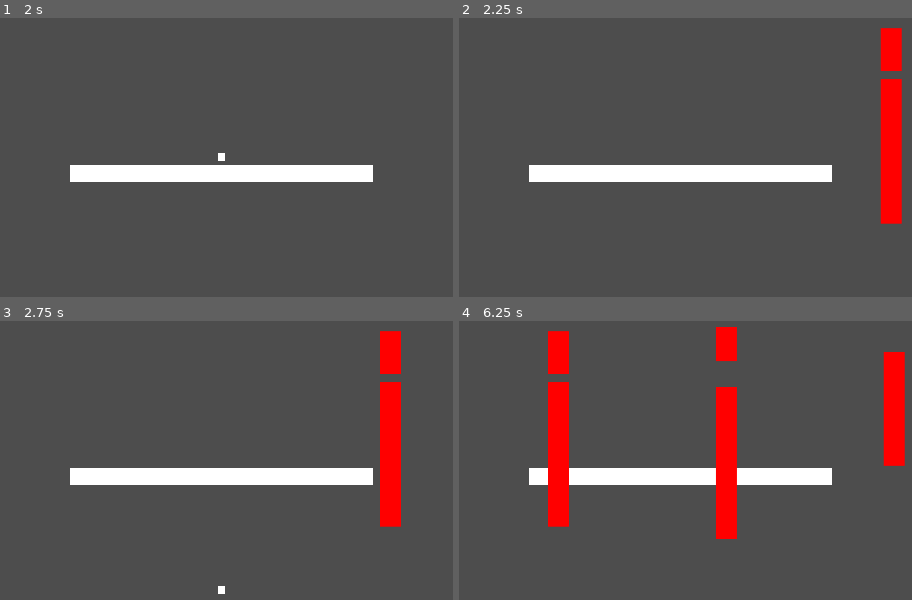
Above: before the commit, frames 1-4 (two rows, left to right).
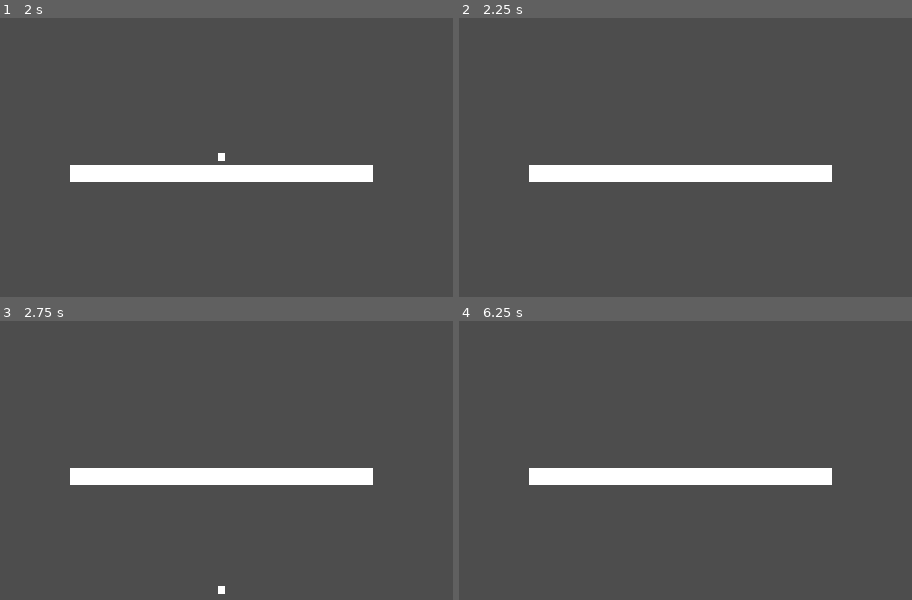
Above: after the commit, the same moments.

Repository: tmoss0/Flappy-Bird
Game: Godot game, scene res://level/game.tscn
The game is run twice, just before and just after one commit, with the same random seed, the same clock (stepped at 60 frames per second) and the same inputs.
Inputs:
- Up to frame 1 (2 s): tap Enter at 0.5 s; tap Space (jump) at 0.77, 1.25, 1.52 s
- Up to frame 2 (2.25 s): tap Enter at 2 s
- Up to frame 3 (2.75 s): no input
- Up to frame 4 (6.25 s): tap Space (jump) at 3.02, 3.77, 4.52, 6.02 s

Frame 1 is identical in both runs. In frame 2, 3.3% of the frame differs, in the area x 92-98%, y 3-74%; in frame 3, 3.1%; in frame 4, 8.2%, in the area x 19-99%, y 2-79%.
Error after the commit: Parse Error: Identifier "bottom_position_y" not declared in the current scope. (res://level/walls.gd:66)

Commit message:
Add debugging statements

Diff:
--- a/level/walls.gd
+++ b/level/walls.gd
@@ -1,7 +1,8 @@
 extends Node2D
 
+@export var debugging = true
 @export var delete_wall_position = -500
-@export var wall_width := 500.0
+@export var wall_width := 200.0
 @export var gap_size := 150.0
 @export var wall_thickness := 50.0
 @export var screen_height := 600.0
@@ -18,11 +19,18 @@
 		queue_free()
 
 func create_wall() -> void:
-	# Random gap
+	# Top Gap
+	# Top bar + half of gap size to create top por
+
 	var half_gap = gap_size / 2
 	var min_gap_y = half_gap + 50
 	var max_gap_y = screen_height - half_gap - 50
 	var gap_center_y = randf_range(min_gap_y, max_gap_y)
+	if(debugging):
+		print("Half Gap: ", half_gap)
+		print("Min Gap Y: ", min_gap_y)
+		print("Max Gap Y: ", max_gap_y)
+		print("Gap Center Y: ", gap_center_y)
 
 	# Top wall section
 	var top_wall = StaticBody2D.new()
@@ -34,6 +42,9 @@
 	top_shape.size = Vector2(wall_thickness, top_height)
 	top_collision.shape = top_shape
 	top_collision.position = Vector2(0, top_y_position)
+	if(debugging):
+		print("Top Height: ", top_height)
+		print("Top Y Position", top_y_position)
 
 	top_wall.add_child(top_collision)
 	add_child(top_wall)
@@ -49,6 +60,10 @@
 	bottom_shape.size = Vector2(wall_thickness, bottom_height)
 	bottom_collision.shape = bottom_shape
 	bottom_collision.position = Vector2(0, bottom_y_position)
+	if(debugging):
+		print("Top Height: ", bottom_start_y)
+		print("Top Y Position", bottom_height)
+		print("Bottom Position Y", bottom_position_y)
 
 	bottom_wall.add_child(bottom_collision)
 	add_child(bottom_wall)
